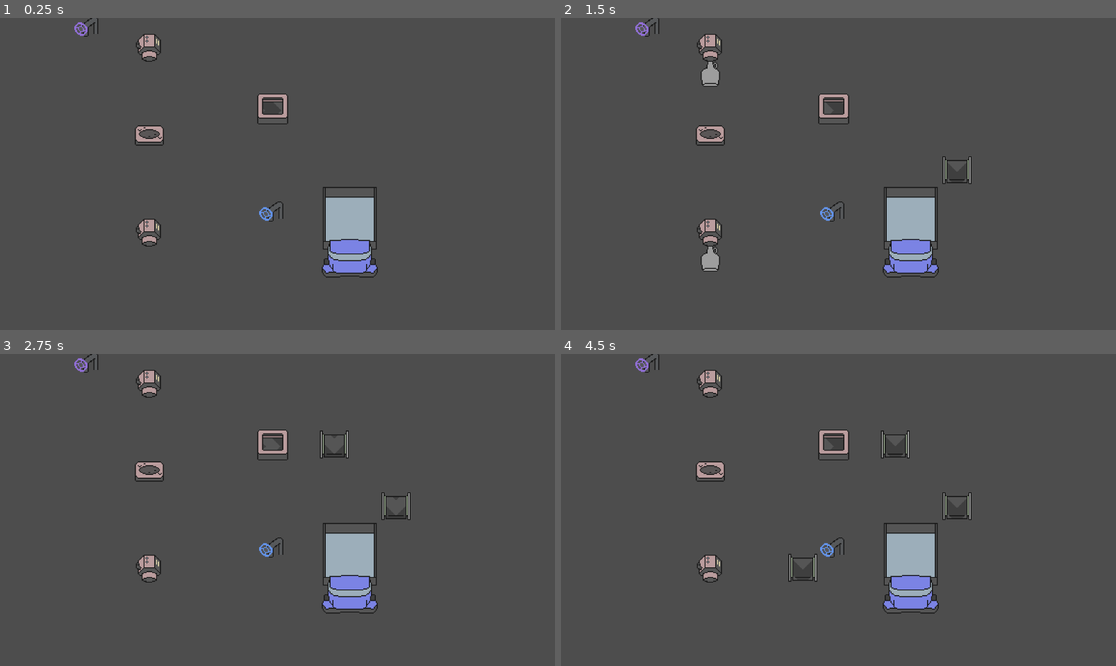
Above: before the commit, frames 1-4 (two rows, left to right).
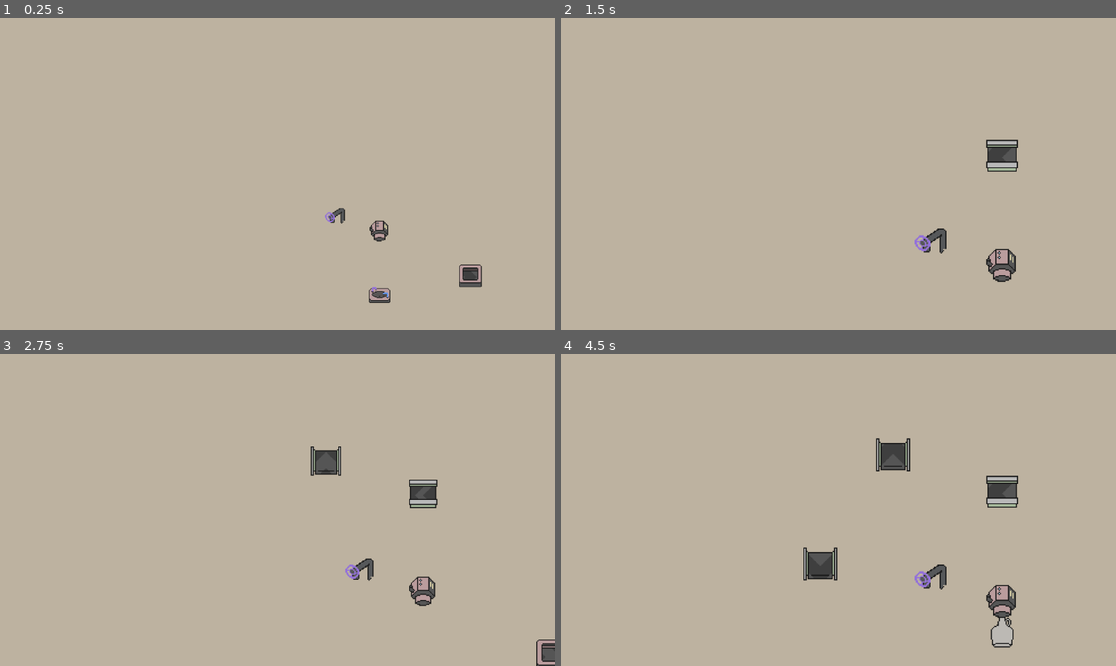
Above: after the commit, the same moments.

Repository: fennylol/juice_time
Game: Godot game, scene res://main.tscn
Same seed, same stepped clock (60 frames per second), same inputs: the game is played once before the commit and once after it.
Inputs (mouse positions are in pixels of both pictures, inside the frame that each line leads up to):
- Up to frame 1 (0.25 s): no input
- Up to frame 2 (1.5 s): move the mouse to (960, 158) at 0.52 s; click (960, 158) at 0.6 s; tap Mouse wheel up (zoom_in, bound only after the commit) at 0.8, 1.35 s; move the mouse to (727, 189) at 1.27 s
- Up to frame 3 (2.75 s): tap Mouse wheel down (zoom_out, bound only after the commit) at 1.55, 2.1 s; move the mouse to (333, 441) at 2.02 s; click (333, 441) at 2.3 s
- Up to frame 4 (4.5 s): move the mouse to (810, 572) at 2.77 s; click (810, 572) at 2.85 s; tap Mouse wheel up (zoom_in, bound only after the commit) at 3.05, 3.6 s; move the mouse to (1005, 556) at 3.52 s; tap Mouse wheel down (zoom_out, bound only after the commit) at 3.8, 4.35 s; right-click (1005, 556) at 4.15 s; move the mouse to (672, 463) at 4.27 s

The runs differ from the first frame. In frame 1, 99% of the frame differs, in the area x 0-100%, y 0-100%; in frame 2, 99%; in frame 3, 99%; in frame 4, 98%.

Commit message:
camera controls added

Diff:
--- a/UI/GUI.gd
+++ b/UI/GUI.gd
@@ -1,19 +1,38 @@
 extends Control
 
 signal attempt_conveyor(type: String, startpoint: Vector2i, endpoint: Vector2i)
+signal attempt_machine(type: String, point: Vector2i)
+
 var planned_start: Vector2i
 var planned_end: Vector2i
+var is_dragging: bool = false
+var is_selecting: bool = false
 
-# Called when the node enters the scene tree for the first time.
-func _ready():
-	pass # Replace with function body.
+func _process(delta):
+	if Input.is_action_just_pressed("use"):
+		if Input.is_action_pressed("debug_place_flipper"):
+			attempt_machine.emit("flipper", get_global_mouse_position())
+		elif Input.is_action_pressed("debug_place_generator"):
+			attempt_machine.emit("generator", get_global_mouse_position())
+		elif  Input.is_action_pressed("debug_place_mixer"):
+			attempt_machine.emit("mixer", get_global_mouse_position())
+		else:
+			planned_start = get_global_mouse_position()
+			is_dragging = true
+
+	if Input.is_action_just_released("use"):
+		if is_dragging:
+			planned_end = get_global_mouse_position()
+			attempt_conveyor.emit("use", planned_start, planned_end)
+			is_dragging = false
 
 
-# Called every frame. 'delta' is the elapsed time since the previous frame.
-func _process(delta):
-	if Input.is_action_just_pressed("use"):
-		planned_start = get_global_mouse_position()
+	if is_selecting:
+		# close color/dir dialog box
+		pass
+	else:
+		pass
 
-	if Input.is_action_just_released("use"):
-		planned_end = get_global_mouse_position()
-		attempt_conveyor.emit("use", planned_start, planned_end)
+
+func update_cash_display(cash: float):
+	pass
--- a/factory/factory_floor.gd
+++ b/factory/factory_floor.gd
@@ -4,8 +4,8 @@
 @onready var BOTTLE_TILES: TileMap = $bottle_tiles
 @onready var MACHINE_TILES: TileMap = $machine_tiles
 @onready var AUTO_TILES : TileMap = $auto_tiles
-
-
+signal income_earned(amount: float)
+const CASH_PER_TRUCK = 10
 
 ## TILEMAP SOURCES
 var conveyor_source = 0
@@ -41,7 +41,6 @@
 	Vector2i(0,15)  : Vector2i.UP
 }
 
-
 ## TILE AND COLOR DATA
 enum {COLOR, POSITION}
 const NULL_BOTTLE_COLOR = Color.BLACK
@@ -70,10 +69,6 @@
 		"pattern": TileMapPattern.new()
 	}
 }
-#var patterns: Dictionary = {
-	#"truck" : TileMapPattern.new(),
-	#"bottle_filler" :TileMapPattern.new()
-#}
 
 ## MACHINE STATE
 var GENERATOR_STATE: Dictionary = {
@@ -103,9 +98,11 @@
 		"color1": NULL_BOTTLE_COLOR,
 		"color0_filled": false,
 		"color1_filled": false,
-		"outputing": 0
-	}
-}
+		"outputting_now": false,
+		"outputting_next": false
+	}
+}
+var bottles_in_truck = [Vector2i(1,1),Vector2i(0,1),Vector2i(1,0),Vector2i(0,0)]
 var TRUCK_STATE: Dictionary = {
 	Vector2i.ZERO: {
 		"color" : NULL_BOTTLE_COLOR,
@@ -133,11 +130,11 @@
 	var c1 = Color.MEDIUM_PURPLE
 	var c2 = Color.CORNFLOWER_BLUE
 
-	place_bottle_generator(Vector2i(4,2))
-	place_bottle_generator(Vector2i(4,8))
-	place_bottle_filler(c1, Vector2i(2,2))
-	place_bottle_filler(c2, Vector2i(8,8))
-	place_truck(mix_colors(c1, c2), Vector2i(10,7))
+	place_generator(Vector2i(4,2))
+	place_generator(Vector2i(4,8))
+	place_filler(c1, Vector2i(2,2))
+	place_filler(c2, Vector2i(8,8))
+	place_truck(c2, Vector2i(10,7))
 	place_mixer(c1, c2, Vector2(4,5))
 	place_flipper(Vector2i.DOWN, Vector2i(8,4))
 
@@ -172,15 +169,15 @@
 	var attempt_array = []
 	var successful_attempts = []
 
-	## CLEAR MIXER INDICATORS IF OUTPUTTING BOTTLE
-	for pos in MIXER_STATE:
-		var mixer = MIXER_STATE[pos]
-		if mixer["outputting"]:
-			MACHINE_TILES.erase_cell(find_layer_from_color(mixer["color0"]), pos)
-			MACHINE_TILES.erase_cell(find_layer_from_color(mixer["color1"]), pos)
-			mixer["outputting"] = false
-
-
+
+	## EARN INCOME??
+	for pos in TRUCK_STATE:
+		if TRUCK_STATE[pos]["filled"] == 4:
+			for offset in bottles_in_truck:
+				MACHINE_TILES.erase_cell(0, pos+offset)
+				MACHINE_TILES.erase_cell(find_layer_from_color(TRUCK_STATE[pos]["color"]), pos+offset)
+			TRUCK_STATE[pos]["filled"] = 0
+			income_earned.emit(CASH_PER_TRUCK)
 
 	## BOTTLE LOCATION CHECK LOOP
 	for pos in BOTTLE_TILES.get_used_cells(0):
@@ -202,10 +199,10 @@
 			## FILL MIXER IF COLOR IS NEEDED
 			if bottle_color == c0 and not mixer["color0_filled"]:
 				mixer["color0_filled"] = true
-				MACHINE_TILES.set_cell(find_layer_from_color(c0), new_pos, 1, TILE_ATLAS["mixer_color0"])
+				MACHINE_TILES.set_cell(find_layer_from_color(c0), new_pos, 0, TILE_ATLAS["mixer_color0_filled"])
 			elif bottle_color == c1 and not mixer["color1_filled"]:
 				mixer["color1_filled"] = true
-				MACHINE_TILES.set_cell(find_layer_from_color(c1), new_pos, 2, TILE_ATLAS["mixer_color1"])
+				MACHINE_TILES.set_cell(find_layer_from_color(c1), new_pos, 0, TILE_ATLAS["mixer_color1_filled"])
 
 			## PLACE MIXED COLOR WHEN ALL INPUTS FILLED
 			if mixer["color0_filled"] and mixer["color1_filled"]:
@@ -213,7 +210,7 @@
 				attempt_array.append([output_color,new_pos])
 				mixer["color0_filled"] = false
 				mixer["color1_filled"] = false
-				mixer["outtputting"] = true
+				mixer["outputting_next"] = true
 
 
 		elif FILLER_STATE.has(new_pos):
@@ -227,14 +224,17 @@
 			attempt_array.append(new_attempt)
 			FLIPPER_STATE[new_pos]["flipping_next"] = true
 
-		else:
+		else: ## TRUCKS AND PLAIN CONVEYORS
 			for truck in TRUCK_STATE.keys():
 				if TRUCK_STATE[truck]["area"].has(new_pos):
 					# TODO: find a better way to nullify this move
 					attempt_array.append(new_attempt)
 					if TRUCK_STATE[truck]["color"] == find_color_from_pos(pos):
-						# TODO: fill truck with FAKE bottle sprite
-						print("bottle in truke")
+						if TRUCK_STATE[truck]["filled"] < 4:
+							var layer_index = find_layer_from_color(TRUCK_STATE[truck]["color"])
+							MACHINE_TILES.set_cell(0, truck+bottles_in_truck[TRUCK_STATE[truck]["filled"]], bottle_source, TILE_ATLAS["bottle"])
+							MACHINE_TILES.set_cell(layer_index, truck+bottles_in_truck[TRUCK_STATE[truck]["filled"]], bottle_source, TILE_ATLAS["juice"])
+							TRUCK_STATE[truck]["filled"] = TRUCK_STATE[truck]["filled"] + 1
 			## ELSE, ADD BOTTLE LOCATION AND COLOR TO "ATTEMPT" ARRAY
 			attempt_array.append(new_attempt)
 
@@ -282,11 +282,20 @@
 			flipper["flipping_now"] = true
 			flipper["flipping_next"] = false
 
+	## CLEAR MIXER INDICATORS IF OUTPUTTING BOTTLE
+	for pos in MIXER_STATE:
+		var mixer = MIXER_STATE[pos]
+		if mixer["outputting_now"]:
+			if not mixer["color0_filled"]: MACHINE_TILES.set_cell(find_layer_from_color(mixer["color0"]), pos, 0, TILE_ATLAS["mixer_color0"])
+			if not mixer["color1_filled"]: MACHINE_TILES.set_cell(find_layer_from_color(mixer["color1"]), pos, 0, TILE_ATLAS["mixer_color1"])
+			mixer["outputting_now"] = false
+		if mixer["outputting_next"]:
+			mixer["outputting_now"] = true
+			mixer["outputting_next"] = false
+
 	## SPAWN TRUCKS AND FILLERS
 	pass
 
-	## EARN INCOME??
-	pass
 
 
 #endregion
@@ -340,22 +349,40 @@
 #endregion
 #region MACHINES
 
-func place_machine(pos: Vector2i, tile: int):
-	#i mean its pretty self explanitory
-	pass
-
-func place_bottle_generator(pos: Vector2i):
+func place_machine(type: String, point: Vector2):
+	var pos = MACHINE_TILES.local_to_map(point)
+	var conveyor_beneath: bool = CONVEYOR_TILES.get_used_cells(0).has(pos)
+	var success: bool = false
+	var c0: Color
+	var c1: Color
+	var dir = Vector2i.UP
+	match type:
+		"generator":
+			if not conveyor_beneath:
+				place_generator(pos)
+				success = true
+		"flipper":
+			if conveyor_beneath:
+				place_flipper(dir, pos)
+				success = true
+		"mixer":
+			if conveyor_beneath:
+				place_mixer(c0, c1, pos)
+				success = true
+
+
+func place_generator(pos: Vector2i):
 	MACHINE_TILES.set_cell(0, pos, auto_tiles_source, TILE_ATLAS["generator"])
 	var new_dict_entry = {
 		pos: {
 			"time_since_generation" : 0,
-			"time_out": 0,
-			"generation_odds": 1
+			"time_out": 2,
+			"generation_odds": .5
 		}
 	}
 	GENERATOR_STATE.merge(new_dict_entry)
 
-func place_bottle_filler(c: Color, pos: Vector2i):
+func place_filler(c: Color, pos: Vector2i):
 	AUTO_TILES.set_cell(0, pos, auto_tiles_source, TILE_ATLAS["filler"])
 	AUTO_TILES.set_cell(find_layer_from_color(c), pos, auto_tiles_source, TILE_ATLAS["filler_color"])
 	var new_dict_entry = {
@@ -379,16 +406,18 @@
 	FLIPPER_STATE.merge(new_dict_entry)
 
 
-func place_mixer(c1: Color, c2: Color, pos: Vector2i):
+func place_mixer(c0: Color, c1: Color, pos: Vector2i):
 	MACHINE_TILES.set_cell(0, pos, machine_source, TILE_ATLAS["mixer"])
-	# TODO: set LEDs
+	MACHINE_TILES.set_cell(find_layer_from_color(c0), pos, 0, TILE_ATLAS["mixer_color0"])
+	MACHINE_TILES.set_cell(find_layer_from_color(c1), pos, 0, TILE_ATLAS["mixer_color1"])
 	var new_dict_entry = {
 		pos: {
-			"color0": c1,
-			"color1": c2,
+			"color0": c0,
+			"color1": c1,
 			"color0_filled": false,
 			"color1_filled": false,
-			"outputting": false
+			"outputting_now": false,
+			"outputting_next": false
 		}
 	}
 	MIXER_STATE.merge(new_dict_entry)
--- a/main.gd
+++ b/main.gd
@@ -1,22 +1,65 @@
 extends Node2D
 
+var cash: float = 500
 @onready var GUI = $Gui
 @onready var FACTORY_FLOOR = $FactoryFloor
+
+@onready var CAMERA = $Camera2D
+const TARGET_SPEED = 20
+var target_point := Vector2(0,0)
+var mouse_point: Vector2
+
+const MIN_CAM_ZOOM = 1.5
+var MAX_CAM_ZOOM = 0.25
+var target_zoom: float = 0.5
+
 var time_since_tick = 0
 var TICK_LENGTH_IN_SECONDS = 1
 
 func _ready():
 	GUI.attempt_conveyor.connect(forward_attempt_conveyor)
+	GUI.attempt_machine.connect(forward_attempt_machine)
+	FACTORY_FLOOR.income_earned.connect(earn_cash)
+	target_point = CAMERA.position
 
 func forward_attempt_conveyor(type: String, startpoint: Vector2i, endpoint: Vector2i):
 	if type == "use": FACTORY_FLOOR.place_conveyors(startpoint, endpoint)
-	#elif type == "cancel": FACTORY_FLOOR.erase_conveyor(pos)
+
+func forward_attempt_machine(type: String, point: Vector2i):
+	FACTORY_FLOOR.place_machine(type, point)
 
 func _process(delta):
+	if Input.is_action_just_released("cancel"):
+		Input.set_mouse_mode(Input.MOUSE_MODE_VISIBLE)
+		Input.warp_mouse(mouse_point)
+	elif Input.is_action_just_pressed("cancel"):
+		mouse_point = get_viewport().get_mouse_position()
+		Input.set_mouse_mode(Input.MOUSE_MODE_CAPTURED)
+
+	var scroll: float = (int(Input.is_action_just_released("zoom_in")) - int(Input.is_action_just_released("zoom_out")))*0.1
+	target_zoom = min(max(target_zoom+scroll, MAX_CAM_ZOOM), MIN_CAM_ZOOM)
+	var zoom = lerp(CAMERA.zoom.x, target_zoom, 2.5*delta)
+	CAMERA.zoom = Vector2(zoom, zoom)
+
+	var diff = abs(CAMERA.position - target_point)
+	var lerp_speed = diff*delta*(1-CAMERA.zoom.x)
+	CAMERA.position.x = lerpf(CAMERA.position.x, target_point.x, lerp_speed.length())
+	CAMERA.position.y = lerpf(CAMERA.position.y, target_point.y, lerp_speed.length())
+
 	time_since_tick += delta
 	if time_since_tick > TICK_LENGTH_IN_SECONDS:
 		time_since_tick -= TICK_LENGTH_IN_SECONDS
 		FACTORY_FLOOR.process_world_tick()
 
+func earn_cash(amount: float):
+	cash += amount
+	GUI.update_cash_display(amount)
+
 func speed_modulation(multi : float):
 	TICK_LENGTH_IN_SECONDS = multi
+
+func _input(event):
+	if event is InputEventMouseMotion and Input.is_action_pressed("cancel"):
+		if abs(event.relative):
+			var amount = -event.relative * get_process_delta_time()
+			target_point += amount * TARGET_SPEED
--- a/main.tscn
+++ b/main.tscn
@@ -1,16 +1,28 @@
-[gd_scene load_steps=4 format=3 uid="uid://dwnu2mt4dp2y4"]
+[gd_scene load_steps=6 format=3 uid="uid://dwnu2mt4dp2y4"]
 
 [ext_resource type="Script" path="res://main.gd" id="1_fc0st"]
 [ext_resource type="PackedScene" uid="uid://d1xyjg3y63hy6" path="res://factory/factory_floor.tscn" id="2_8sjmw"]
 [ext_resource type="PackedScene" uid="uid://fusfeda558pl" path="res://UI/GUI.tscn" id="2_am4hy"]
 
+[sub_resource type="Gradient" id="Gradient_wdjw7"]
+offsets = PackedFloat32Array(0.415663)
+colors = PackedColorArray(0.74236, 0.698351, 0.627913, 1)
+
+[sub_resource type="GradientTexture2D" id="GradientTexture2D_1phql"]
+gradient = SubResource("Gradient_wdjw7")
+fill_from = Vector2(1, 1)
+fill_to = Vector2(0, 0)
+
 [node name="Main" type="Node2D"]
 script = ExtResource("1_fc0st")
+
+[node name="Sprite2D" type="Sprite2D" parent="."]
+scale = Vector2(250.781, 118.062)
+texture = SubResource("GradientTexture2D_1phql")
 
 [node name="Gui" parent="." instance=ExtResource("2_am4hy")]
 
 [node name="FactoryFloor" parent="." instance=ExtResource("2_8sjmw")]
 
 [node name="Camera2D" type="Camera2D" parent="."]
-position = Vector2(1108, 846)
-zoom = Vector2(0.5, 0.5)
+zoom = Vector2(0.25, 0.25)
--- a/project.godot
+++ b/project.godot
@@ -25,5 +25,31 @@
 cancel={
 "deadzone": 0.5,
 "events": [Object(InputEventMouseButton,"resource_local_to_scene":false,"resource_name":"","device":-1,"window_id":0,"a …(253 unchanged characters)…
+, Object(InputEventMouseButton,"resource_local_to_scene":false,"resource_name":"","device":-1,"window_id":0,"alt_pressed":false,"shift_pressed":false,"ctrl_pressed":false,"meta_pressed":false,"button_mask":0,"position":Vector2(0, 0),"global_position":Vector2(0, 0),"factor":1.0,"button_index":3,"canceled":false,"pressed":false,"double_click":false,"script":null)
 ]
 }
+debug_place_flipper={
+"deadzone": 0.5,
+"events": [Object(InputEventKey,"resource_local_to_scene":false,"resource_name":"","device":-1,"window_id":0,"alt_pressed":false,"shift_pressed":false,"ctrl_pressed":false,"meta_pressed":false,"pressed":false,"keycode":0,"physical_keycode":70,"key_label":0,"unicode":102,"echo":false,"script":null)
+]
+}
+debug_place_mixer={
+"deadzone": 0.5,
+"events": [Object(InputEventKey,"resource_local_to_scene":false,"resource_name":"","device":-1,"window_id":0,"alt_pressed":false,"shift_pressed":false,"ctrl_pressed":false,"meta_pressed":false,"pressed":false,"keycode":0,"physical_keycode":77,"key_label":0,"unicode":109,"echo":false,"script":null)
+]
+}
+debug_place_generator={
+"deadzone": 0.5,
+"events": [Object(InputEventKey,"resource_local_to_scene":false,"resource_name":"","device":-1,"window_id":0,"alt_pressed":false,"shift_pressed":false,"ctrl_pressed":false,"meta_pressed":false,"pressed":false,"keycode":0,"physical_keycode":71,"key_label":0,"unicode":103,"echo":false,"script":null)
+]
+}
+zoom_out={
+"deadzone": 0.5,
+"events": [Object(InputEventMouseButton,"resource_local_to_scene":false,"resource_name":"","device":-1,"window_id":0,"alt_pressed":false,"shift_pressed":false,"ctrl_pressed":false,"meta_pressed":false,"button_mask":0,"position":Vector2(0, 0),"global_position":Vector2(0, 0),"factor":1.0,"button_index":5,"canceled":false,"pressed":false,"double_click":false,"script":null)
+]
+}
+zoom_in={
+"deadzone": 0.5,
+"events": [Object(InputEventMouseButton,"resource_local_to_scene":false,"resource_name":"","device":-1,"window_id":0,"alt_pressed":false,"shift_pressed":false,"ctrl_pressed":false,"meta_pressed":false,"button_mask":0,"position":Vector2(0, 0),"global_position":Vector2(0, 0),"factor":1.0,"button_index":4,"canceled":false,"pressed":false,"double_click":false,"script":null)
+]
+}
Binary file removed: conveyor/conveyor_tileset.png
Not shown, removed: conveyor/conveyor_tileset.png.import
Binary file changed: sprite_master.aseprite
Binary file changed: sprite_master.png
